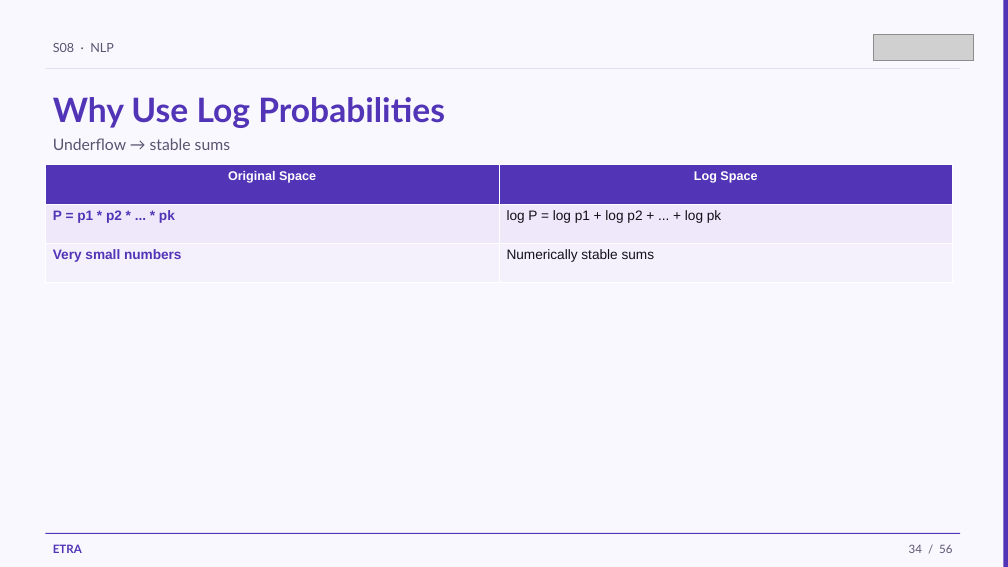
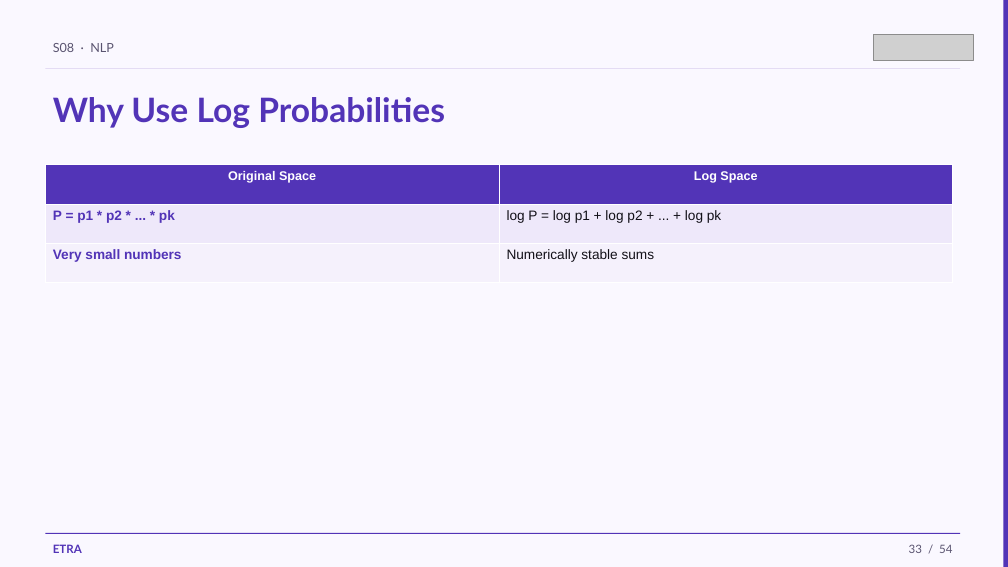
Before and after one commit to iksasa15/AI-ML, a slide deck: slide 33 of web-presentation/pdf-exports/Week3-Session1-NLP.pptx (slide 34 before the commit). Drawn at 1008x567 pixels with LibreOffice and Linux fonts; fonts in the diff are those of the drawing; grey boxes stand for pictures. Boxes give left, top, right and bottom in pixels: in the first picture for what was removed or moved away, otherwise in the second. Text is boxed around its words. In the diff, an @@ line names an element or a change of style, - is before the commit and + after.

```diff
--- a/web-presentation/pdf-exports/Week3-Session1-NLP.pptx
+++ b/web-presentation/pdf-exports/Week3-Session1-NLP.pptx
@@ text removed at (x1=53, y1=138, x2=230, y2=150) @@
-Underflow → stable sums
@@ text at (x1=909, y1=544, x2=952, y2=553): text changed @@
-34 / 56
+33 / 54
```
Also in this commit, not shown: 52 other slides changed, 2 slides removed, 2 other files.
